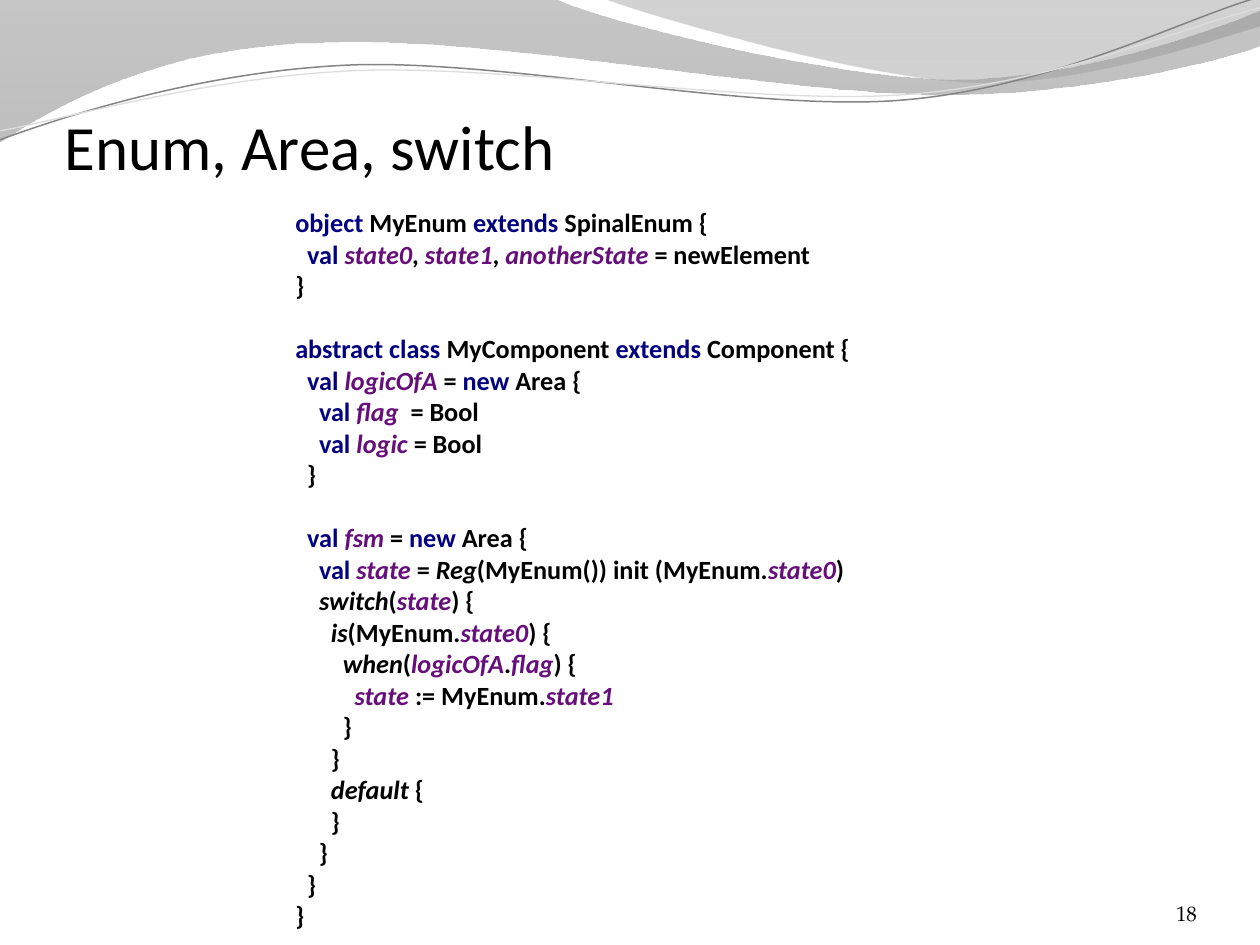
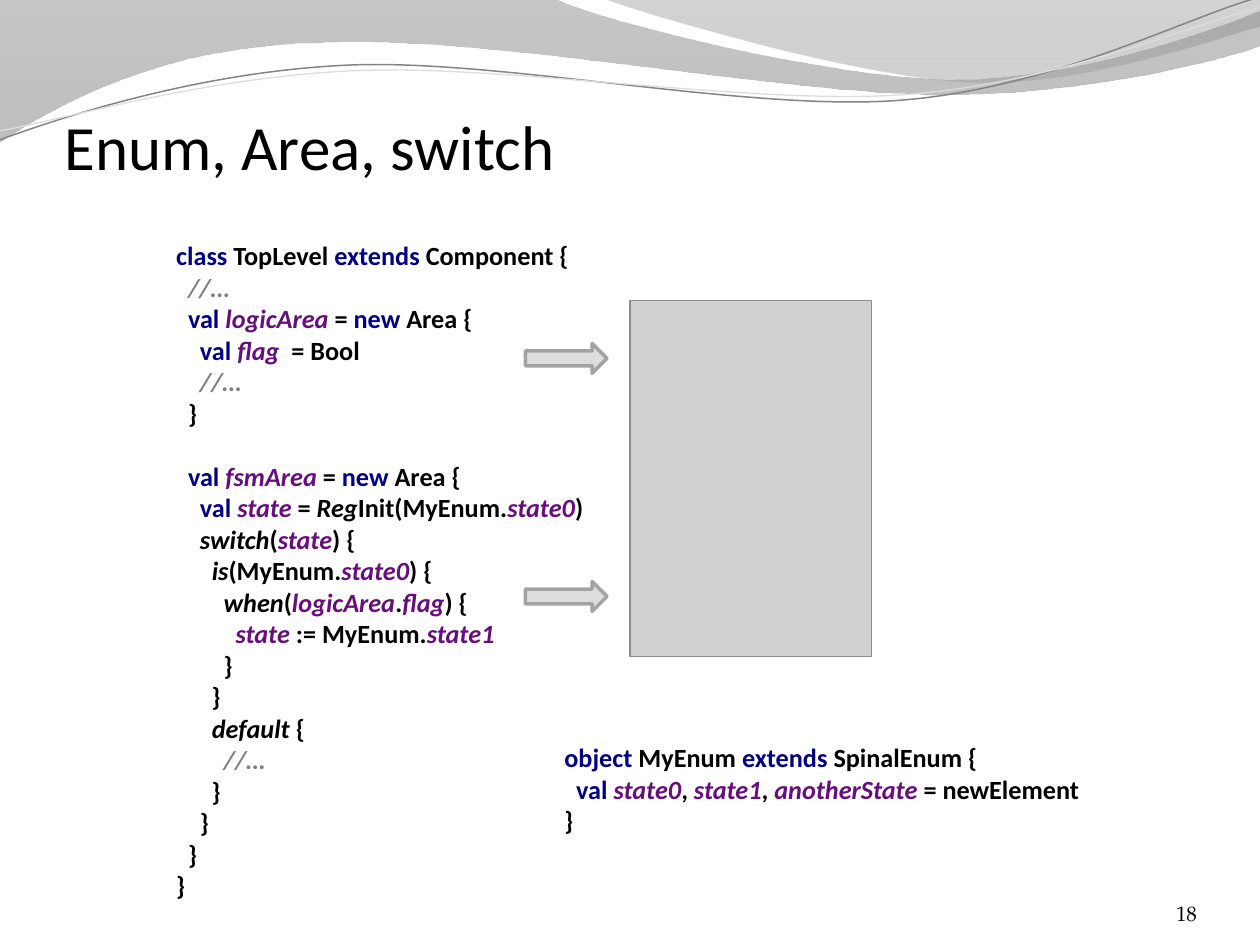
Before and after one commit to SpinalHDL/SpinalDoc, a slide deck: slide 18 of presentation/en/presentation.pptx. Drawn at 1260x945 pixels with LibreOffice and Linux fonts; fonts in the diff are those of the drawing; grey boxes stand for pictures; background and template pictures are left out. Boxes give left, top, right and bottom in pixels: in the first picture for what was removed or moved away, otherwise in the second. Text is boxed around its words. In the diff, an @@ line names an element or a change of style, - is before the commit and + after.

```diff
--- a/presentation/en/presentation.pptx
+++ b/presentation/en/presentation.pptx
@@ text at box(176, 246, 584, 741): text changed @@
-object MyEnum extends SpinalEnum {
-val state0, state1, anotherState = newElement
-}
-abstract class MyComponent extends Component {
-val logicOfA = new Area {
-val flag = Bool
-val logic = Bool
-}
-val fsm = new Area {
-val state = Reg(MyEnum()) init (MyEnum.state0)
-switch(state) {
-is(MyEnum.state0) {
-when(logicOfA.flag) {
-state := MyEnum.state1
-}
-}
-default {
-}
-}
-}
-}
+class TopLevel extends Component {
+//…
+val logicArea = new Area {
+val flag = Bool
+//…
+}
+val fsmArea = new Area {
+val state = RegInit(MyEnum.state0)
+switch(state) {
+is(MyEnum.state0) {
+when(logicArea.flag) {
+state := MyEnum.state1
+}
+}
+default {
+//…
+}
+}
+}
+}
@@ picture added at box(630, 300, 872, 656) @@
@@ right arrow added at box(525, 344, 607, 374), fill #DDDDDD, outline #A3A3A3 2 pt @@
@@ right arrow added at box(525, 582, 607, 612), fill #DDDDDD, outline #A3A3A3 2 pt @@
@@ text added at box(564, 748, 1080, 803), 15 pt, text #000000, bold @@
+object MyEnum extends SpinalEnum {
+val state0, state1, anotherState = newElement
+}
```
Also in this commit, not shown: 17 other slides changed, 1 slide added, 2 other files.
